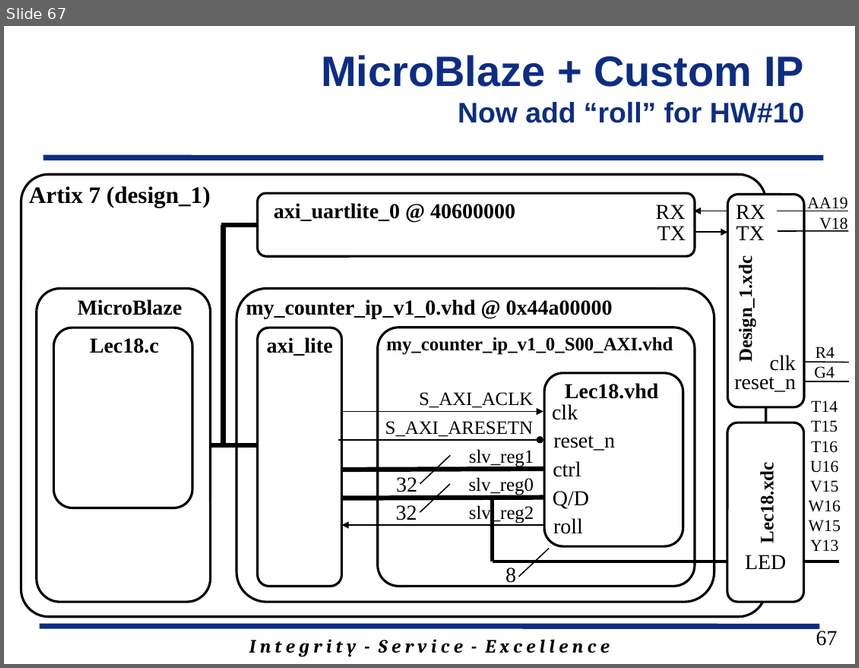
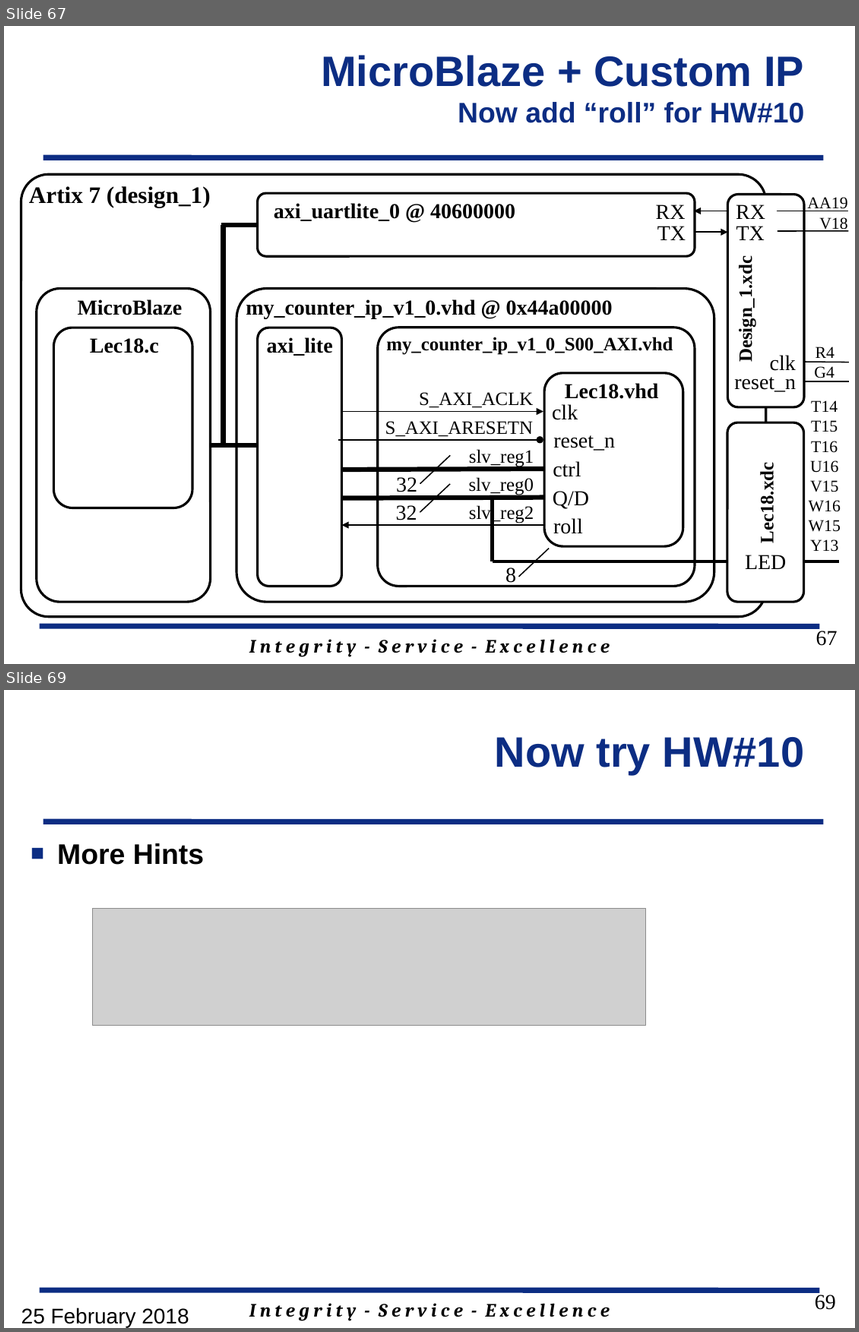
Before and after one commit to GeorgeYork/ECE383_web, a slide deck: lecture/slides/ECE_383_Lec18_2018.pptx. Shown one above the other, each under a label of ours: slide 67 before the commit, slides 67 and 69 after it; the slides between them are not shown. The pictures are 859x668 and 859x1332 pixels, drawn with LibreOffice and Linux fonts; fonts in the diff are those of the drawing; grey boxes stand for pictures; background and template pictures are left out. Boxes give left, top, right and bottom in pixels: in the first picture for what was removed or moved away, otherwise in the second. Text is boxed around its words. In the diff, an @@ line names an element or a change of style, - is before the commit and + after.

Commit message:
added HW#10 hints

```diff
--- a/lecture/slides/ECE_383_Lec18_2018.pptx
+++ b/lecture/slides/ECE_383_Lec18_2018.pptx
@@ slide 69 added at (4,690,855,1328), background #FFFFFF; not listed: 3 template elements that a slide beside it also shows @@
@@ title added at (495,737,805,774), 36 pt, text #0C2D83, bold @@
+Now try HW#10
@@ text added at (57,844,204,865), 24 pt, text #000000, bold @@
+■ More Hints
@@ picture added at (92,909,645,1025) @@
@@ page number added at (815,1293,836,1310), 18 pt, text #000000 @@
+69
@@ text added at (21,1308,189,1328), 18 pt, text #000000 @@
+25 February 2018
```
Also in this commit, not shown: 1 slide changed.
